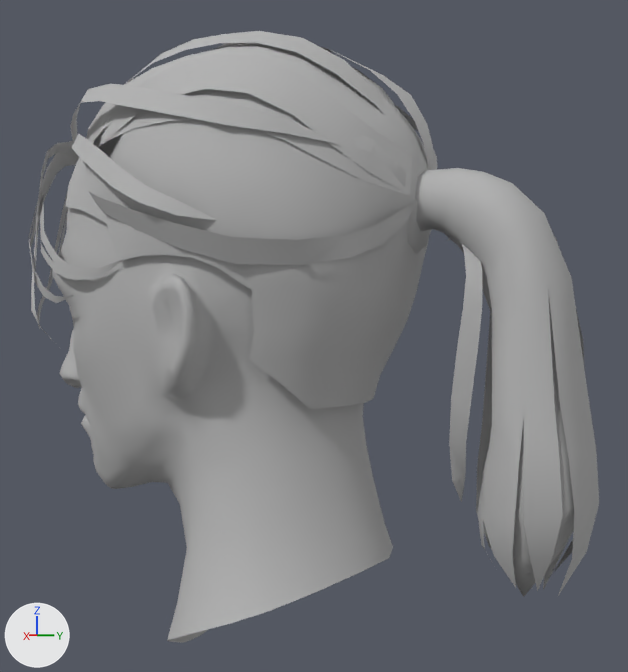
An edit to the Blender file Face Model/face2.blend, drawn before and after from the same camera.
Both versions are drawn from a camera (50 mm lens) standing at (2.249, 0.546, 9.777) and looking at (0.098, -0.43, 9.709). Lighting does not change. The marker at lower left points along +X, +Y and +Z.

Objects in the first picture: 'face', 'hair'.
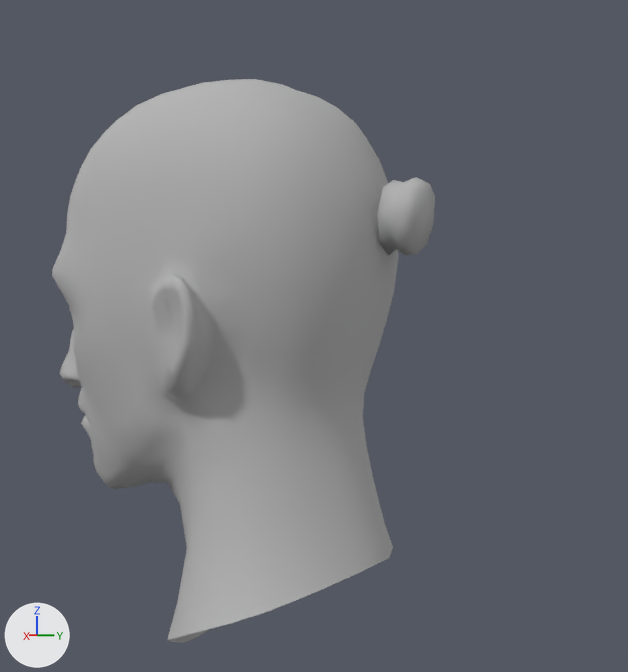
Changed parts and their boxes (x1, y1, x2, y2) in the pictures (628 x 672 px):
'hair', hidden
    before: (29, 31, 599, 597)
'jaw', unchanged, uncovered by the edit
    before: (407, 200, 431, 254)
    after: (377, 177, 435, 256)

The change in detail:
Object 'hair' (ob_hair) is now hidden.
